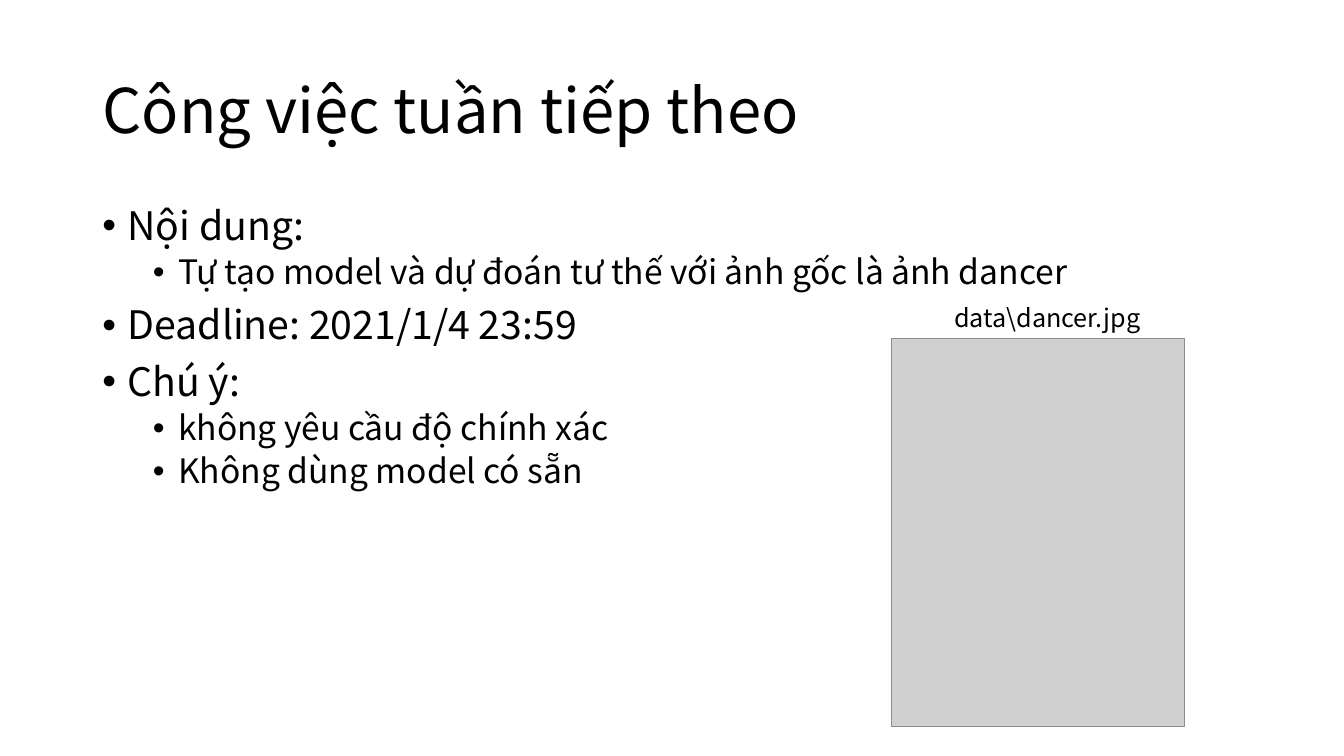
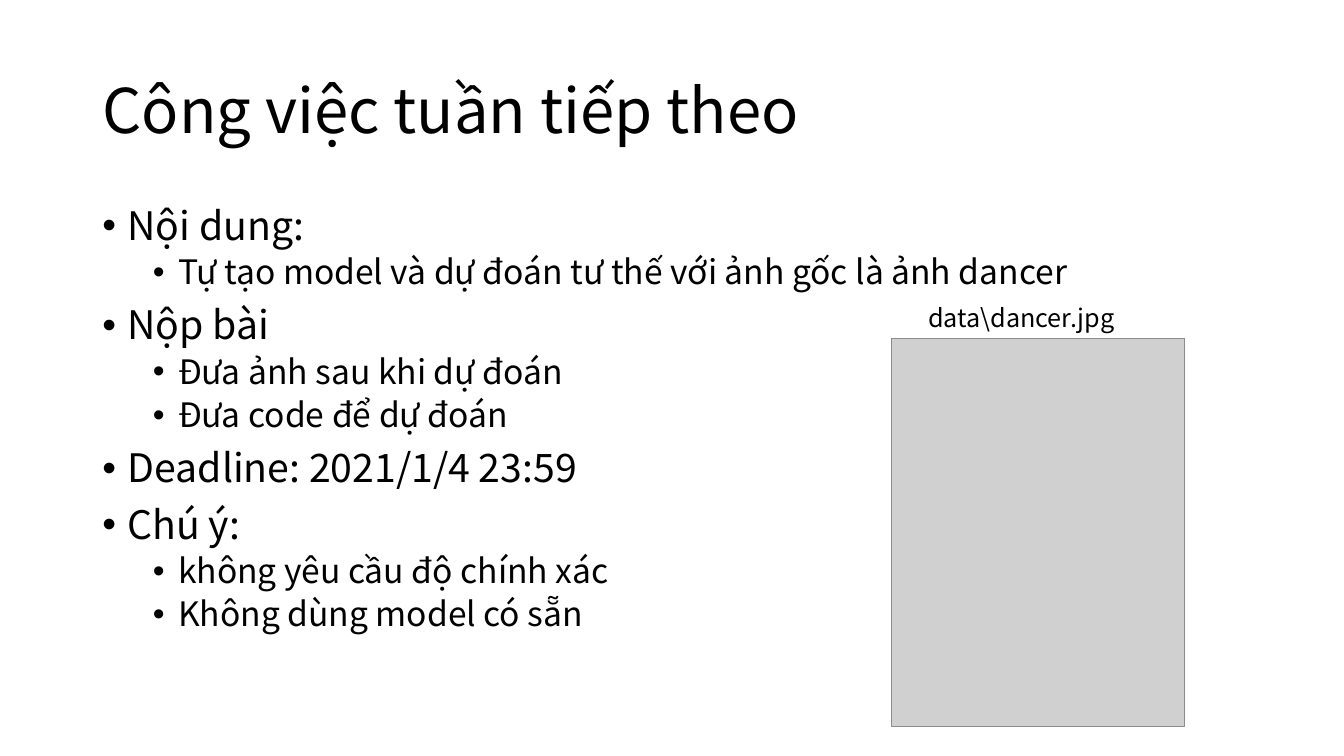
Before and after one commit to makotovnjp/Talent5OpenPose, a slide deck: slide 14 of doc/Talent5OpenPoseWeek2.pptx. Drawn at 1344x756 pixels with LibreOffice and Linux fonts; fonts in the diff are those of the drawing; grey boxes stand for pictures. Boxes give left, top, right and bottom in pixels: in the first picture for what was removed or moved away, otherwise in the second. Text is boxed around its words. In the diff, an @@ line names an element or a change of style, - is before the commit and + after.

```diff
--- a/doc/Talent5OpenPoseWeek2.pptx
+++ b/doc/Talent5OpenPoseWeek2.pptx
@@ text "data\dancer.jpg" moved from (x1=954, y1=307, x2=1140, y2=334) to (x1=928, y1=307, x2=1114, y2=334) @@
@@ text at (x1=128, y1=305, x2=563, y2=435): paragraphs added @@
+• Nộp bài
+  • Đưa ảnh sau khi dự đoán
+  • Đưa code để dự đoán
```
Also in this commit, not shown: 1 other slide changed, 5 other files.
